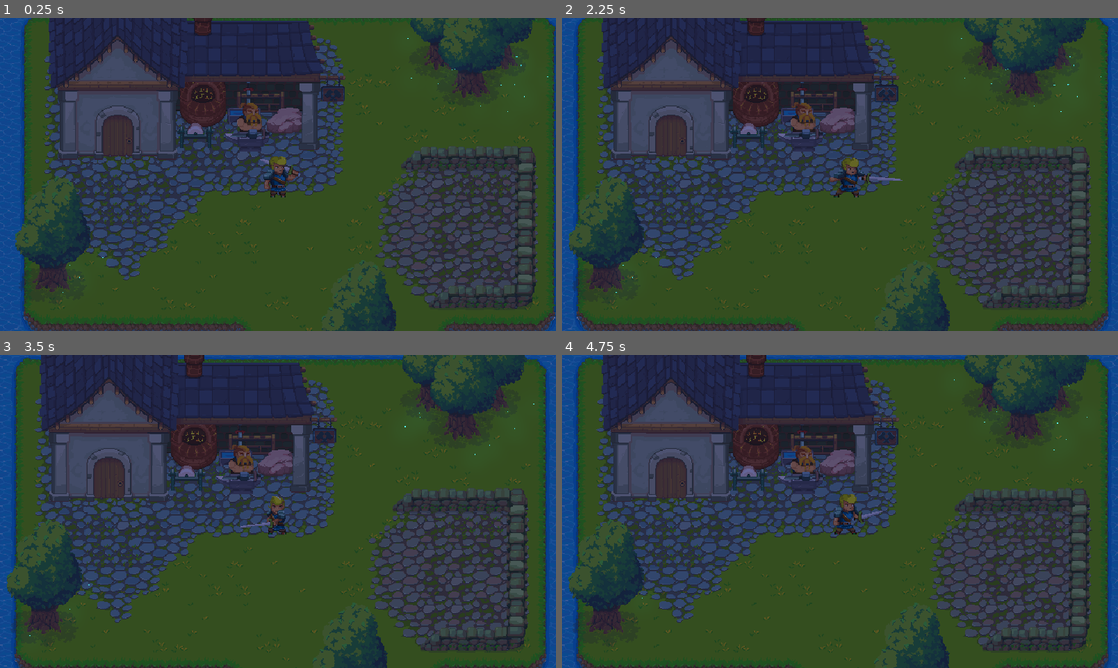
Above: before the commit, frames 1-4 (two rows, left to right).
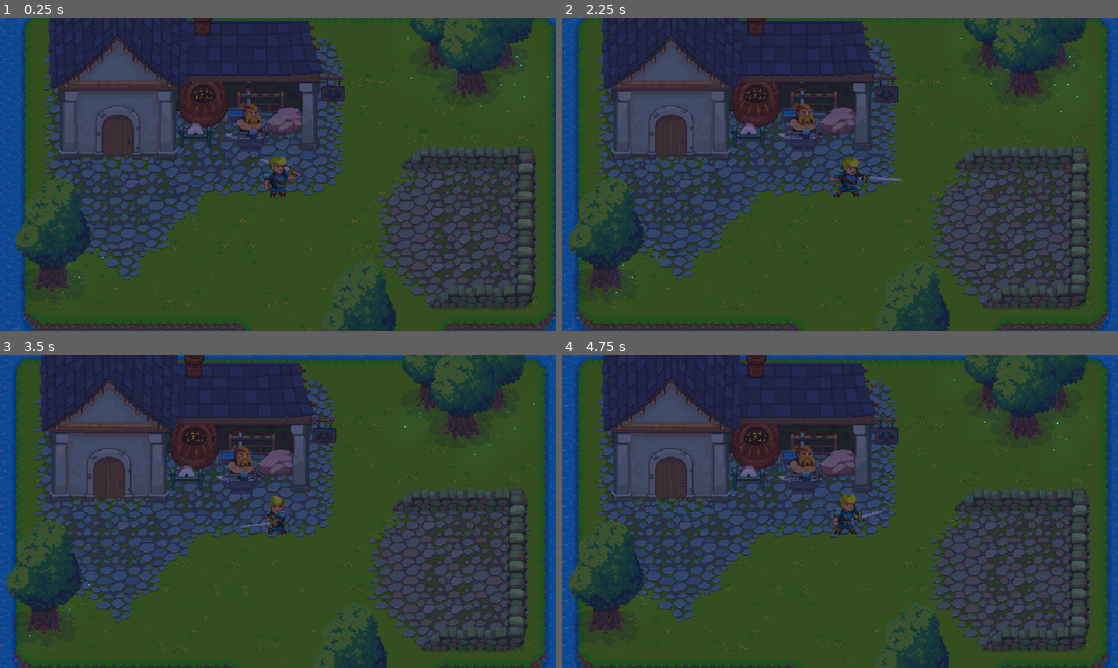
Above: after the commit, the same moments.

Repository: Bandeiraa/Shadow-World
Game: Godot game, scene res://scenes/grass_lands/management/level.tscn
Two runs of this game, one before a commit and one after it. Both use one fixed random seed, a clock stepped at 60 frames per second and the inputs below.
Inputs (mouse positions are in pixels of both pictures, inside the frame that each line leads up to):
- Up to frame 1 (0.25 s): no input
- Up to frame 2 (2.25 s): move the mouse to (962, 158) at 0.52 s; hold Right (ui_right) 0.53-1.28 s; click (962, 158) at 0.6 s; move the mouse to (728, 190) at 1.27 s; hold Down (ui_down) 1.28-2.03 s; click (728, 190) at 1.35 s; move the mouse to (895, 105) at 2.02 s; hold Right (ui_right) from 2.03 s (still down); click (895, 105) at 2.1 s
- Up to frame 3 (3.5 s): move the mouse to (250, 574) at 2.77 s; release Right (ui_right) at 2.78 s; hold Up (ui_up) from 2.78 s (still down); click (250, 574) at 2.85 s
- Up to frame 4 (4.75 s): move the mouse to (1006, 558) at 3.52 s; release Up (ui_up) at 3.53 s; hold Left (ui_left) from 3.53 s (still down); click (1006, 558) at 3.6 s; move the mouse to (673, 464) at 4.27 s; click (673, 464) at 4.35 s

The runs differ from the first frame. In frame 1, less than 0.1% of the frame differs, in the area x 33-62%, y 20-36%; in frame 2, 0.2%; in frame 3, less than 0.1%; in frame 4, 0.2%, in the area x 32-61%, y 20-40%.

Commit message:
Quest System (WIP)

Diff:
--- a/scenes/general/interface/dialog.tscn
+++ b/scenes/general/interface/dialog.tscn
@@ -1,11 +1,15 @@
-[gd_scene load_steps=6 format=2]
+[gd_scene load_steps=8 format=2]
 
 [ext_resource path="res://assets/interface/dialog/dialog_container_background.png" type="Texture" id=1]
 [ext_resource path="res://resources/faceset/blacksmith/speaking.tres" type="Texture" id=2]
 [ext_resource path="res://scripts/general/interface/dialog.gd" type="Script" id=3]
-[ext_resource path="res://assets/interface/fonts/bit_potion.ttf" type="DynamicFontData" id=4]
+[ext_resource path="res://assets/interface/fonts/monogram.ttf" type="DynamicFontData" id=4]
+[ext_resource path="res://assets/interface/fonts/bit_potion.ttf" type="DynamicFontData" id=5]
 
 [sub_resource type="DynamicFont" id=1]
+font_data = ExtResource( 5 )
+
+[sub_resource type="DynamicFont" id=2]
 font_data = ExtResource( 4 )
 
 [node name="Dialog" type="Control"]
@@ -45,3 +49,33 @@
 margin_bottom = 32.0
 custom_fonts/normal_font = SubResource( 1 )
 text = "aaaaaaaaaaaaaaaa"
+
+[node name="ChoiceContainer" type="VBoxContainer" parent="Background"]
+visible = false
+anchor_left = 0.5
+anchor_top = 0.5
+anchor_right = 0.5
+anchor_bottom = 0.5
+margin_left = -80.0
+margin_top = -22.0
+margin_right = 100.0
+margin_bottom = 22.0
+
+[node name="FirstChoiceText" type="Label" parent="Background/ChoiceContainer"]
+margin_right = 180.0
+margin_bottom = 20.0
+rect_min_size = Vector2( 180, 20 )
+mouse_filter = 1
+custom_fonts/font = SubResource( 2 )
+align = 1
+valign = 1
+
+[node name="SecondChoiceText" type="Label" parent="Background/ChoiceContainer"]
+margin_top = 24.0
+margin_right = 180.0
+margin_bottom = 44.0
+rect_min_size = Vector2( 180, 20 )
+mouse_filter = 1
+custom_fonts/font = SubResource( 2 )
+align = 1
+valign = 1
--- a/scenes/grass_lands/npcs/blacksmith.tscn
+++ b/scenes/grass_lands/npcs/blacksmith.tscn
@@ -879,7 +879,6 @@
 position = Vector2( 167, 48 )
 frames = SubResource( 26 )
 animation = "idle"
-frame = 1
 playing = true
 
 [node name="Wall" type="Sprite" parent="Art"]
@@ -906,7 +905,7 @@
 z_index = -1
 frames = SubResource( 9 )
 animation = "off"
-frame = 4
+frame = 3
 playing = true
 
 [node name="Animation" type="AnimationPlayer" parent="Art/Forge"]
@@ -929,7 +928,7 @@
 position = Vector2( 73, 85 )
 frames = SubResource( 127 )
 animation = "animation_2"
-frame = 4
+frame = 1
 playing = true
 
 [node name="InteractArea" type="Area2D" parent="Art/Npc"]
@@ -943,7 +942,6 @@
 position = Vector2( 9, 100 )
 frames = SubResource( 160 )
 animation = "type_3"
-frame = 1
 playing = true
 
 [node name="SwordContainer" type="Sprite" parent="Art"]
@@ -960,6 +958,7 @@
 z_index = -1
 frames = SubResource( 155 )
 animation = "idle"
+frame = 7
 playing = true
 
 [node name="Collision" type="CollisionShape2D" parent="."]
--- a/scripts/general/interface/dialog.gd
+++ b/scripts/general/interface/dialog.gd
@@ -3,23 +3,56 @@
 
 signal end_dialog
 
+enum QUEST_INFO {
+	QUEST_NAME,
+	QUEST_DESCRIPTION
+}
+
+enum LIST_INFO {
+	DIALOG,
+	SHOW_BUTTON,
+	FIRST_BUTTON_TEXT,
+	SECOND_BUTTON_TEXT,
+	END_DIALOG,
+	STATE
+}
+
+onready var choice_container: VBoxContainer = get_node("Background/ChoiceContainer")
+
+onready var first_choice: Label = choice_container.get_node("FirstChoiceText")
+onready var second_choice: Label = choice_container.get_node("SecondChoiceText")
+
 onready var faceset: TextureRect = get_node("Background/Faceset")
 onready var dialog_label: RichTextLabel = get_node("Background/Text")
 
+var choice_index: int = -1
+
 var dialog_index: int = 0
+
+var can_click: bool = false
 var can_interact: bool = false
+var can_kill_dialog: bool = false
 
 var dialog_dictionary: Dictionary = {
 	"faceset": {},
-	"dialog": []
+	"dialog": [],
+	"quest_info": []
 }
+
+func _ready() -> void:
+	for choice_slot in choice_container.get_children():
+		choice_slot.connect("mouse_exited", self, "mouse_interaction", [choice_slot, "exited"])
+		choice_slot.connect("mouse_entered", self, "mouse_interaction", [choice_slot, "entered"])
+
 
 func set_info(info_list: Array) -> void:
 	var faceset_info: Dictionary = info_list[0]
 	var dialog_info: Array = info_list[1]
+	var quest_info: Array = info_list[2]
 
 	dialog_dictionary["faceset"] = faceset_info
 	dialog_dictionary["dialog"] = dialog_info
+	dialog_dictionary["quest_info"] = quest_info
 
 	set_texture("idle")
 	update_text()
@@ -29,8 +62,22 @@
 	can_interact = false
 
 	set_texture("speak")
+
+	var dialog_list: Array = dialog_dictionary["dialog"][dialog_index]
+
 	dialog_label.percent_visible = 0
-	dialog_label.text = dialog_dictionary["dialog"][dialog_index]
+	dialog_label.text = dialog_list[LIST_INFO.DIALOG]
+
+	if dialog_list[LIST_INFO.SHOW_BUTTON]:
+		can_kill_dialog = true
+		choice_container.show()
+		first_choice.text = dialog_list[LIST_INFO.FIRST_BUTTON_TEXT]
+		second_choice.text = dialog_list[LIST_INFO.SECOND_BUTTON_TEXT]
+
+		can_interact = true
+		set_texture("idle")
+
+		return
 
 	while dialog_label.percent_visible < 1:
 		dialog_label.percent_visible += get_process_delta_time()
@@ -45,15 +92,65 @@
 
 
 func _process(_delta: float) -> void:
+	if can_click and Input.is_action_just_pressed("ui_click"):
+		check_choice()
+		return
+
 	if not break_condition():
 		return
 
-	if dialog_index + 1 < dialog_dictionary["dialog"].size():
-		dialog_index += 1
-		update_text()
+	if can_kill_dialog:
+		end_dialog(false)
 		return
 
-	emit_signal("end_dialog")
+	if dialog_index + 1 < dialog_dictionary["dialog"].size():
+		update_dialog()
+		return
+
+	end_dialog(false)
+
+
+func check_choice() -> void:
+	var dialog_list: Array = dialog_dictionary["dialog"][dialog_index]
+
+	var end_dialog_list: Array = dialog_list[LIST_INFO.STATE]
+	var dialog_state: String = end_dialog_list[0]
+	var _index: int = end_dialog_list[1]
+
+	if dialog_list[LIST_INFO.END_DIALOG] and _index == choice_index:
+		match dialog_state:
+			"quest":
+				var quest_info: Array = dialog_dictionary["quest_info"]
+				var quest_name: String = quest_info[QUEST_INFO.QUEST_NAME]
+				var quest_description: String = quest_info[QUEST_INFO.QUEST_DESCRIPTION]
+
+				get_tree().call_group("gui", "populate_quest_slot", quest_name, quest_description)
+				end_dialog(true)
+				return
+
+			"market":
+				end_dialog(false)
+				return
+
+	if dialog_index + 1 == dialog_dictionary["dialog"].size():
+		end_dialog(false)
+		return
+
+	choice_container.hide()
+
+	can_click = false
+	can_kill_dialog = false
+
+	update_dialog()
+
+
+func update_dialog() -> void:
+	dialog_index += 1
+	update_text()
+
+
+func end_dialog(quest_state: bool) -> void:
+	emit_signal("end_dialog", quest_state)
 	queue_free()
 
 
@@ -62,3 +159,16 @@
 		return false
 
 	return true
+
+
+func mouse_interaction(slot: Label, state: String) -> void:
+	match state:
+		"entered":
+			can_click = true
+			slot.modulate.a = 0.5
+			choice_index = slot.get_index()
+
+		"exited":
+			choice_index = -1
+			can_click = false
+			slot.modulate.a = 1.0
--- a/scripts/general/interface/game_user_interface.gd
+++ b/scripts/general/interface/game_user_interface.gd
@@ -34,3 +34,7 @@
 	if Input.is_action_just_pressed("ui_quest") and on_action:
 		quest_container.play_animation("hide_container")
 		return
+
+
+func populate_quest_slot(quest_name: String, quest_description: String) -> void:
+	quest_container.populate_quest_slot(quest_name, quest_description)
--- a/scripts/general/interface/quest/quest_container.gd
+++ b/scripts/general/interface/quest/quest_container.gd
@@ -46,7 +46,7 @@
 func populate_quest_slot(slot_quest_name: String, slot_quest_description: String) -> void:
 	for slot in quest_v_container.get_children():
 		if slot.is_empty:
-			slot.upate_slot(slot_quest_name, slot_quest_description)
+			slot.update_slot(slot_quest_name, slot_quest_description)
 			return
 
 
--- a/scripts/general/interface/quest/quest_slot.gd
+++ b/scripts/general/interface/quest/quest_slot.gd
@@ -28,6 +28,8 @@
 
 
 func update_slot(slot_quest_name: String, slot_quest_description: String) -> void:
+	is_empty = false
+
 	quest_name_label.text = slot_quest_name
 
 	quest_name = slot_quest_name
@@ -35,5 +37,5 @@
 
 
 func _process(_delta: float) -> void:
-	if Input.is_action_just_pressed("ui_click") and can_click:
+	if Input.is_action_just_pressed("ui_click") and can_click and not is_empty:
 		emit_signal("send_quest_info", quest_name, quest_description)
--- a/scripts/grass_lands/npcs/blacksmith.gd
+++ b/scripts/grass_lands/npcs/blacksmith.gd
@@ -8,18 +8,91 @@
 
 var info_list: Array
 
+var is_on_quest: bool = false
 var is_interacting: bool = false
+
 var player: KinematicBody2D = null
+
+var initial_dialog: Array = [
+	[
+		"Olá, aventureiro...",
+		false,
+		"",
+		"",
+		false,
+		["", -1]
+	],
+
+	[
+		"Precisa de Algo?",
+		false,
+		"",
+		"",
+		false,
+		["", -1]
+	],
+
+	[
+		"",
+		true,
+		"Você teria alguma missão?",
+		"Comprar",
+		true,
+		["market", 1]
+	],
+
+	[
+		"Agora que você perguntou, recentemente, monstros tem atacado a nossa vila...",
+		false,
+		"",
+		"",
+		false,
+		["", -1]
+	],
+
+	[
+		"Se possível, gostaria que você eliminasse alguns monstros para instaurar a paz no nosso vilarejo...",
+		false,
+		"",
+		"",
+		false,
+		["", -1]
+	],
+
+	[
+		"E então... o que você diz?",
+		false,
+		"",
+		"",
+		false,
+		["", -1]
+	],
+
+	[
+		"",
+		true,
+		"Tô dentro!",
+		"Não tenho tempo!",
+		true,
+		["quest", 0]
+	]
+]
+
+var quest_info: Array = [
+	"Ajudando o Vilarejo!",
+	"O Ferreiro lhe deu uma missão para eliminar alguns monstros que estão atacando a vila!"
+]
 
 export(Array, String) var dialog
 
 func _ready() -> void:
 	info_list.append(FACESET)
-	info_list.append(dialog)
+	info_list.append(initial_dialog)
+	info_list.append(quest_info)
 
 
 func _process(_delta: float) -> void:
-	if player == null:
+	if player == null or is_on_quest:
 		return
 
 	interact()
@@ -32,9 +105,10 @@
 		get_tree().call_group("gui", "select_container", self, "dialog", info_list)
 
 
-func end_interact() -> void:
+func end_interact(quest_state: bool) -> void:
 	player.sleep(true)
 	is_interacting = false
+	is_on_quest = quest_state
 
 
 func on_npc_body_entered(body: CharacterTemplate) -> void:
Binary file added: assets/interface/dialog/button.png
Not shown, added: assets/interface/dialog/button.png.import
